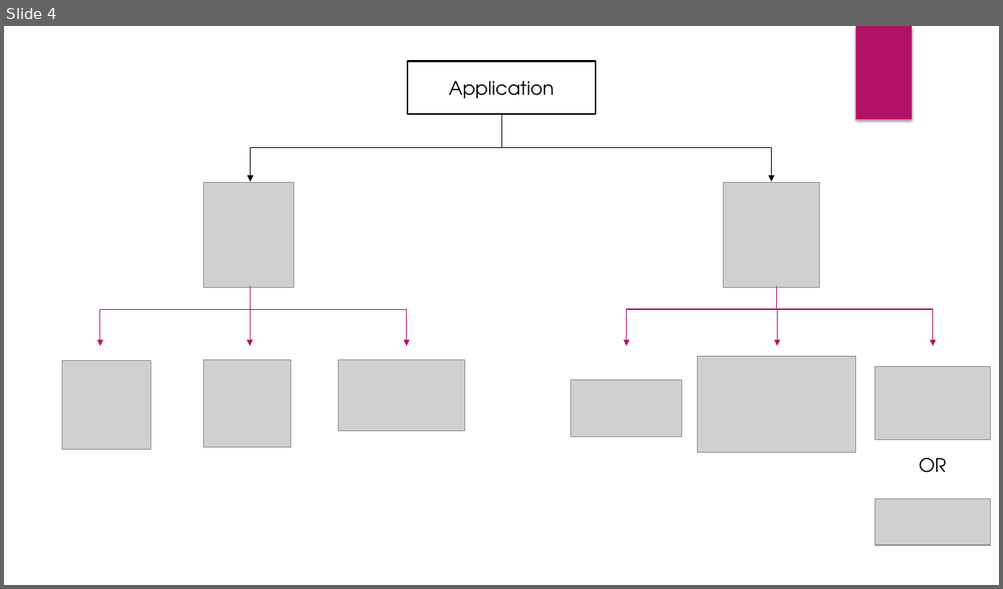
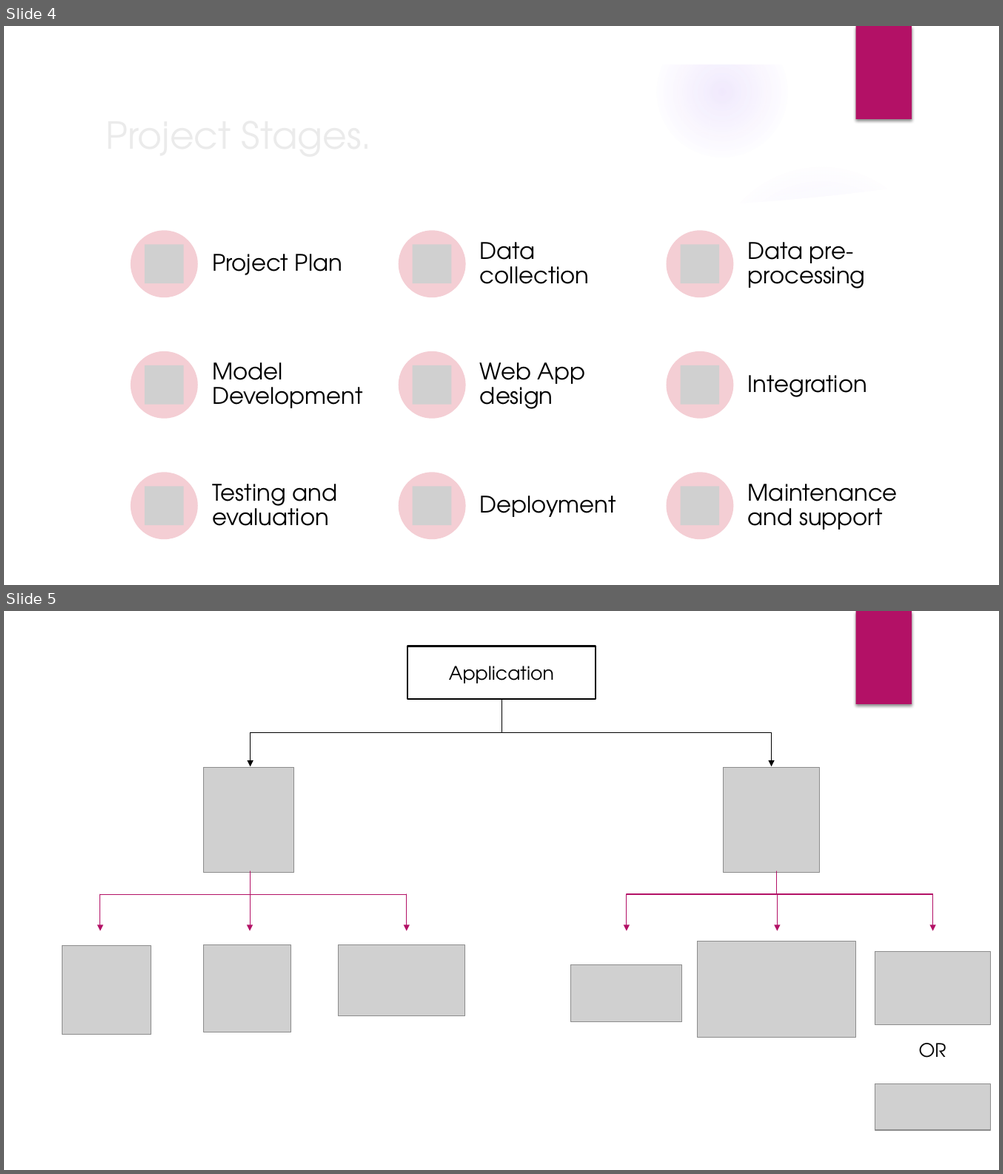
Before and after one commit to ninjasneural/fake_review_predict, a slide deck: Fraud_review_detection_web_app_ProjectPlan.pptx. Shown one above the other, each under a label of ours: slide 4 before the commit, slides 4 and 5 after it. The pictures are 1003x589 and 1003x1174 pixels, drawn with LibreOffice and Linux fonts; fonts in the diff are those of the drawing; grey boxes stand for pictures; background and template pictures are left out. Boxes give left, top, right and bottom in pixels: in the first picture for what was removed or moved away, otherwise in the second. Text is boxed around its words. In the diff, an @@ line names an element or a change of style, - is before the commit and + after.

Commit message:
added stages

```diff
--- a/Fraud_review_detection_web_app_ProjectPlan.pptx
+++ b/Fraud_review_detection_web_app_ProjectPlan.pptx
@@ slide 4 added at (4,26,999,585), background picture (left out); not listed: 1 template element that a slide beside it also shows @@
@@ group added at (4,26,999,585): 5 ellipses, 3 freeform shapes @@
@@ title added at (98,105,813,163), 36 pt, text #EBEBEB @@
+Project Stages.
@@ group added at (131,230,897,540): 9 ellipses, 9 pictures, 9 texts @@
+Project Plan
+Data collection
+Data pre-processing
+Model Development
+Web App design
+Integration
+Testing and evaluation
+Deployment
+Maintenance and support
@@ what was slide 4 is now slide 5 @@
```
